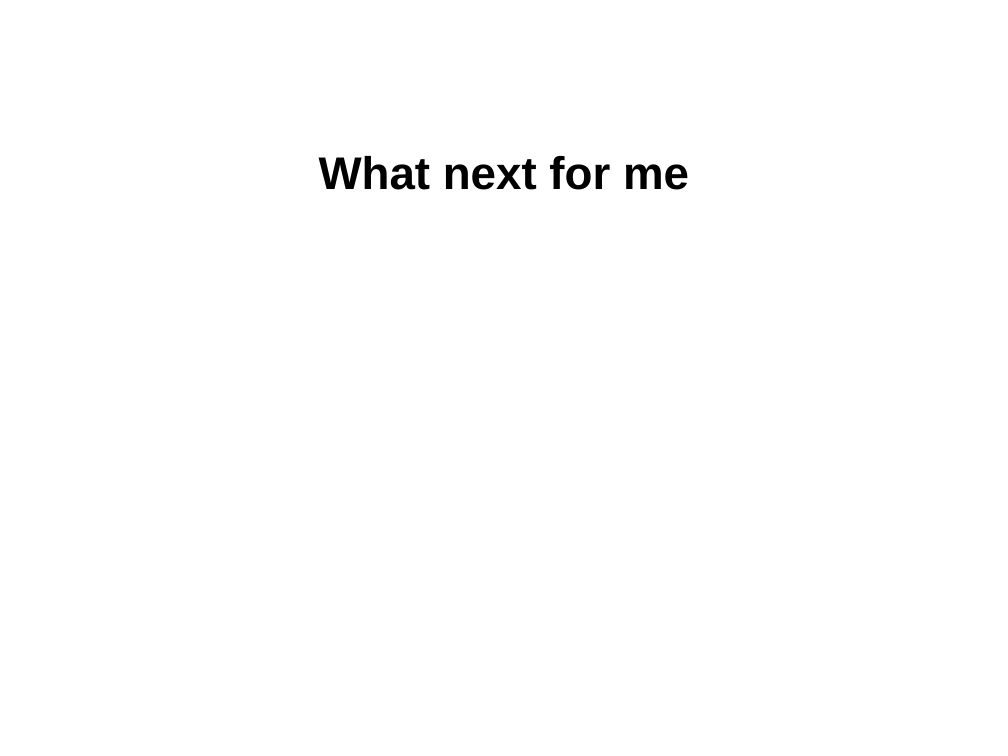
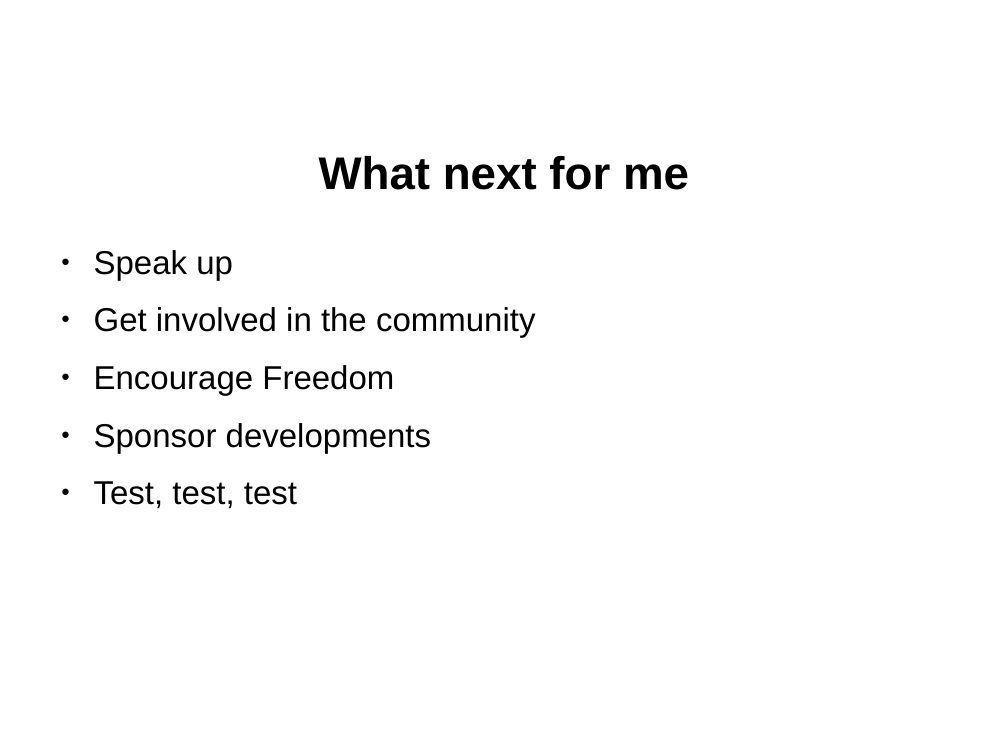
Before and after one commit to ranginui/presentation, a slide deck: slide 5 of kohaconclave/road_ahead/roadahead.odp. Drawn at 1008x756 pixels with LibreOffice and Linux fonts; fonts in the diff are those of the drawing; background and template pictures are left out. Boxes give left, top, right and bottom in pixels: in the first picture for what was removed or moved away, otherwise in the second. Text is boxed around its words. In the diff, an @@ line names an element or a change of style, - is before the commit and + after.

```diff
--- a/kohaconclave/road_ahead/roadahead.odp
+++ b/kohaconclave/road_ahead/roadahead.odp
@@ text added at (94, 250, 536, 509), 26 pt, text #000000 @@
+● Speak up
+● Get involved in the community
+● Encourage Freedom
+● Sponsor developments
+● Test, test, test
```
Also in this commit, not shown: 1 other slide changed, 1 other file.
